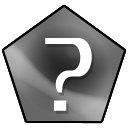
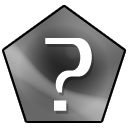
Two versions of the same layered image (128×128). Layer-by-layer changes:
hid "pentagon original" over bbox(4, 6, 125, 122)
